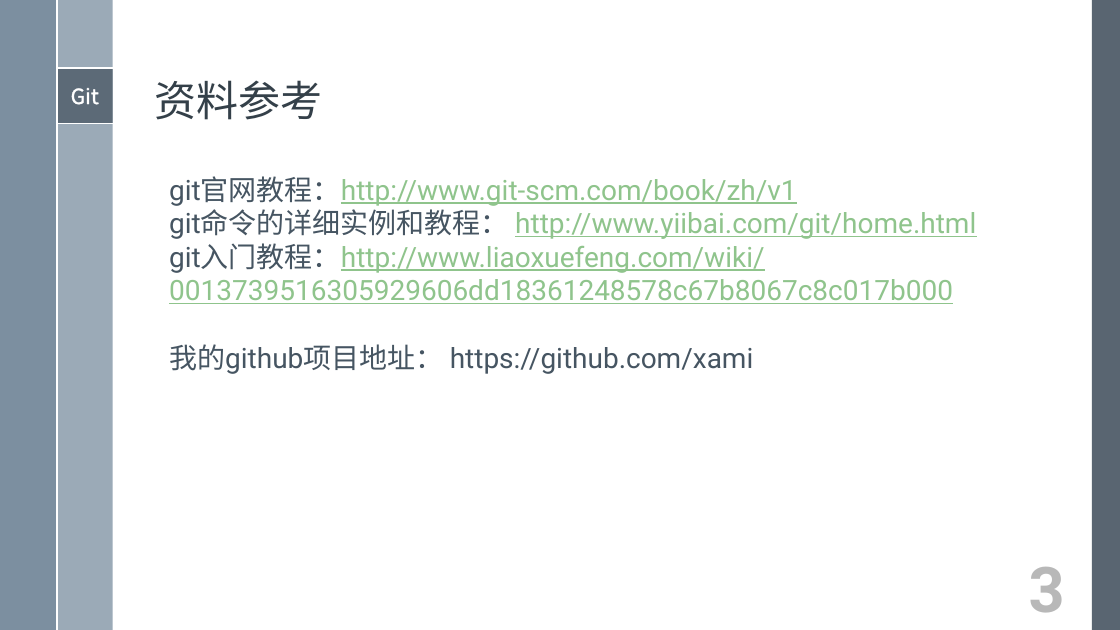
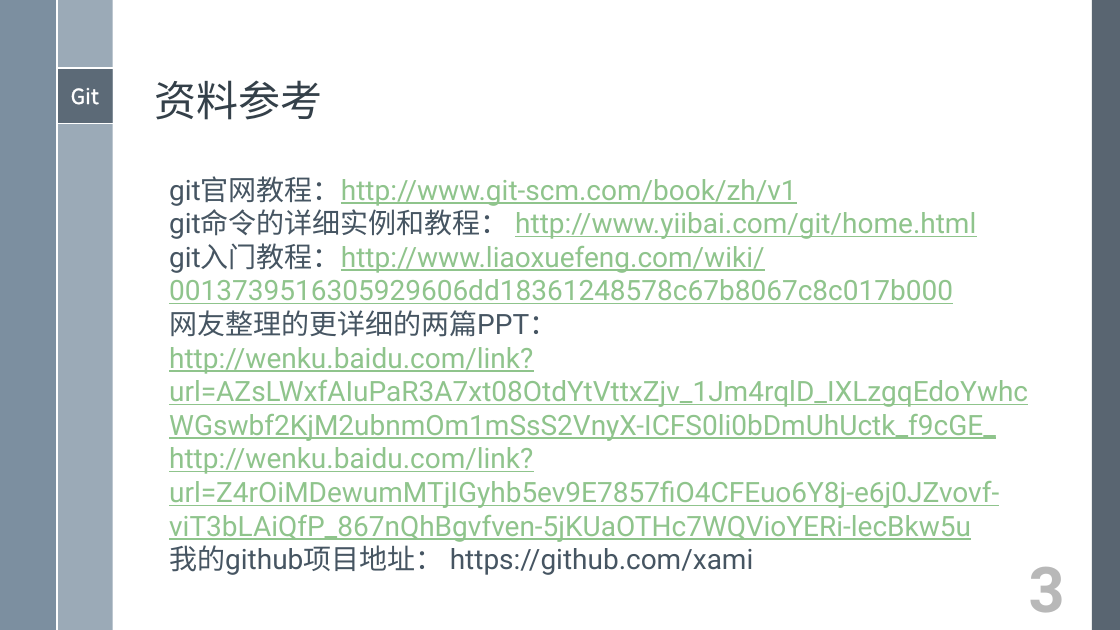
Before and after one commit to xami/joke, a slide deck: slide 31 of docs/windows模板/Git入门学习.pptx. Drawn at 1120x630 pixels with LibreOffice and Linux fonts; fonts in the diff are those of the drawing. Boxes give left, top, right and bottom in pixels: in the first picture for what was removed or moved away, otherwise in the second. Text is boxed around its words. In the diff, an @@ line names an element or a change of style, - is before the commit and + after.

Commit message:
参考内容

```diff
--- a/docs/windows模板/Git入门学习.pptx
+++ b/docs/windows模板/Git入门学习.pptx
@@ text at bbox=[169, 310, 1028, 542]: paragraphs added @@
+网友整理的更详细的两篇PPT：
+http://wenku.baidu.com/link?url=AZsLWxfAIuPaR3A7xt08OtdYtVttxZjv_1Jm4rqlD_IXLzgqEdoYwhcWGswbf2KjM2ubnmOm1mSsS2VnyX-ICFS0li0bDmUhUctk_f9cGE_
+http://wenku.baidu.com/link?url=Z4rOiMDewumMTjIGyhb5ev9E7857fiO4CFEuo6Y8j-e6j0JZvovf-viT3bLAiQfP_867nQhBgvfven-5jKUaOTHc7WQVioYERi-lecBkw5u
```
